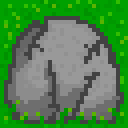
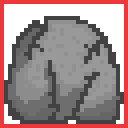
Before/after of a w=128, h=128 layered artwork. What changed in the layer stack:
hid "Layer #1", painted on it over (0, 0, 128, 128)
painted on "Layer" over (8, 20, 44, 120)
hid "grass.png" over (0, 0, 128, 128)
added layer "item border" over (0, 0, 128, 128)
